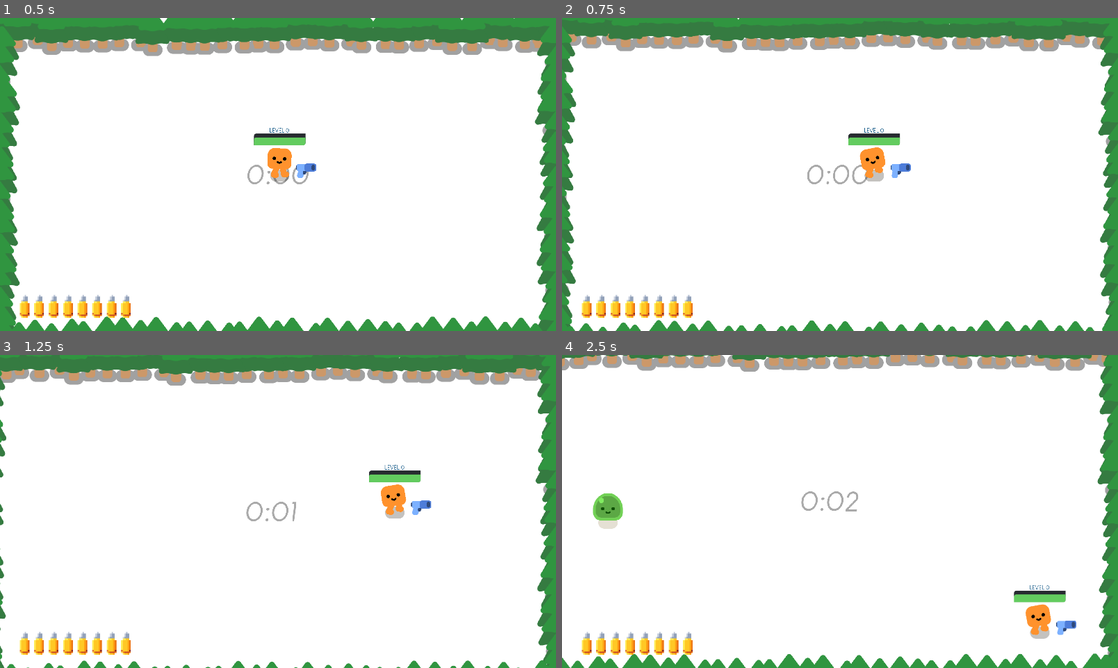
Above: before the commit, frames 1-4 (two rows, left to right).
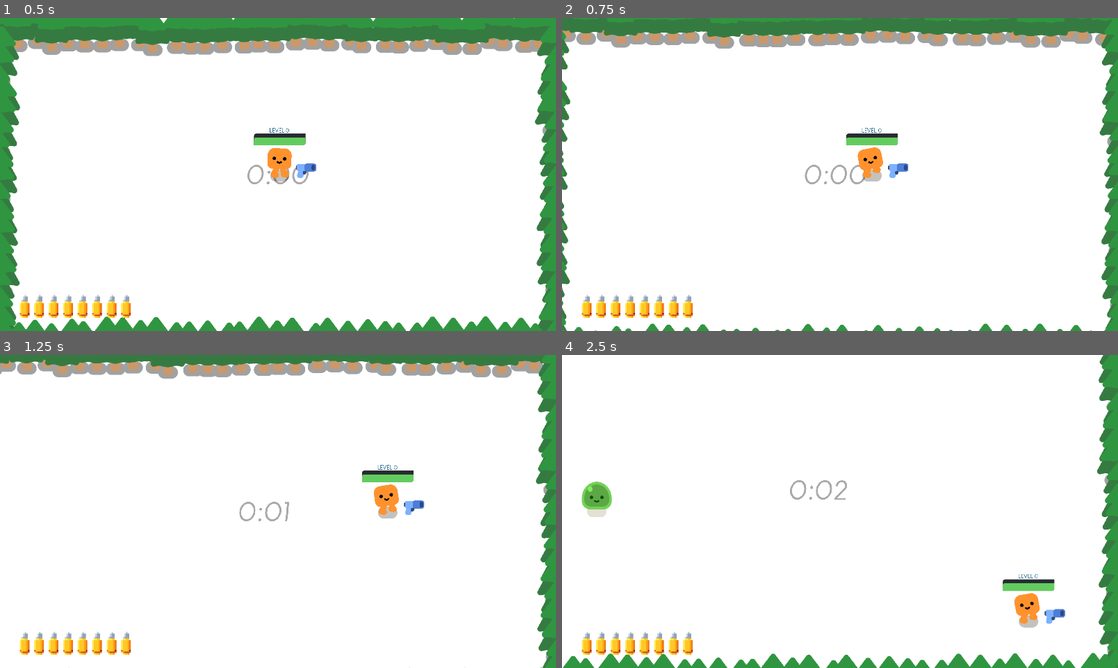
Above: after the commit, the same moments.

Repository: ari-goldman/atlas-godot-tutorial
Game: Godot game, scene res://survivors_game.tscn
The game is run twice, just before and just after one commit, with the same random seed, the same clock (stepped at 60 frames per second) and the same inputs. Sound files missing from this copy of the repository are replaced by a short silence.
Inputs:
- Up to frame 1 (0.5 s): no input
- Up to frame 2 (0.75 s): tap Enter (ui_accept) at 0.5 s; hold D (move_right) from 0.53 s (still down)
- Up to frame 3 (1.25 s): keep holding D (move_right); tap Enter (ui_accept) at 0.77 s
- Up to frame 4 (2.5 s): release D (move_right) at 1.28 s; hold S (move_down) 1.28-2.03 s; tap Enter (ui_accept) at 1.52 s; hold D (move_right) from 2.03 s (still down)

Frame 1 is identical in both runs. In frame 2, 7.7% of the frame differs, in the area x 0-100%, y 0-100%; in frame 3, 8.2%; in frame 4, 9.2%.

Commit message:
add basic audio manager

Diff:
--- a/characters/charging_mob/charging_mob.gd
+++ b/characters/charging_mob/charging_mob.gd
@@ -78,8 +78,4 @@
 		get_parent().add_child(xp)
 		xp.global_position = global_position + 20.0 * Vector2(randf(), randf())
 
-	var death_sound_player = AudioStreamPlayer.new()
-	death_sound_player.stream = preload("res://sounds/bubble_pop.wav")
-	get_tree().current_scene.add_child(death_sound_player)
-	death_sound_player.play()
-	death_sound_player.finished.connect(func(): death_sound_player.queue_free())
+	AudioManager.play_sound(AudioManager.Sounds.MOB_DEATH)
--- a/characters/mob/mob.gd
+++ b/characters/mob/mob.gd
@@ -43,8 +43,4 @@
 		get_parent().add_child(augment)
 		augment.global_position = global_position + 100.0 * Vector2(randf(), randf())
 
-	var death_sound_player = AudioStreamPlayer.new()
-	death_sound_player.stream = preload("res://sounds/bubble_pop.wav")
-	get_tree().current_scene.add_child(death_sound_player)
-	death_sound_player.play()
-	death_sound_player.finished.connect(func(): death_sound_player.queue_free())
+	AudioManager.play_sound(AudioManager.Sounds.MOB_DEATH)
--- a/characters/mob/mob.tscn
+++ b/characters/mob/mob.tscn
@@ -1,8 +1,7 @@
-[gd_scene load_steps=5 format=3 uid="uid://dcg2yxwctbkmn"]
+[gd_scene load_steps=4 format=3 uid="uid://dcg2yxwctbkmn"]
 
 [ext_resource type="PackedScene" uid="uid://ogik4s70pgwl" path="res://characters/slime/slime.tscn" id="1_dy6sc"]
 [ext_resource type="Script" uid="uid://cnthvk370cxc4" path="res://characters/mob/mob.gd" id="1_nokgg"]
-[ext_resource type="AudioStream" uid="uid://bytbix0jqv17i" path="res://sounds/bubble_pop.wav" id="3_w34ve"]
 
 [sub_resource type="CircleShape2D" id="CircleShape2D_nokgg"]
 radius = 42.0
@@ -22,7 +21,3 @@
 unique_name_in_owner = true
 position = Vector2(0, -21)
 shape = SubResource("CircleShape2D_nokgg")
-
-[node name="DeathSound" type="AudioStreamPlayer" parent="."]
-unique_name_in_owner = true
-stream = ExtResource("3_w34ve")
--- a/characters/player/player.gd
+++ b/characters/player/player.gd
@@ -31,9 +31,9 @@
 	if overlapping_mobs.size() > 0:
 		health -= DAMAGE_RATE * overlapping_mobs.size() * delta
 		%HealthBar.value = health
-		if !%HitSound.playing:
-			%HitSound.pitch_scale = lerp(0.5, 1.0, health / %HealthBar.max_value)
-			%HitSound.play()
+
+		AudioManager.play_sound(AudioManager.Sounds.PLAYER_HURT, lerp(0.5, 1.0, health / %HealthBar.max_value))
+
 
 		if health <= 0.0:
 			health_depleted.emit()
@@ -53,12 +53,11 @@
 		%XPBar.value -= %XPBar.max_value
 		%XPBar.max_value *= 1.2
 		%Gun.multiply_shoot_timer(0.9)
-		%LevelUpSound.play()
+		AudioManager.play_sound(AudioManager.Sounds.PLAYER_LEVEL_UP)
 
-		GlobalStats.augment_drop_chances = min(GlobalStats.augment_drop_chance + 0.1, 0.8)
+		GlobalStats.augment_drop_chance = min(GlobalStats.augment_drop_chance + 0.1, 0.8)
 	else:
-		%PickupXPSound.pitch_scale = randf_range(0.95, 1.05)
-		%PickupXPSound.play()
+		AudioManager.play_sound(AudioManager.Sounds.PICKUP_XP, 1.0, 0.05)
 
 
 func _on_gun_ammo_changed(_ammo):
@@ -67,8 +66,7 @@
 
 func _on_pickup_collector_ammo_collected():
 	%Gun	.fill_ammo()
-	%PickupAmmoSound.pitch_scale = randf_range(0.95, 1.05)
-	%PickupAmmoSound.play()
+	AudioManager.play_sound(AudioManager.Sounds.PICKUP_AMMO, 1.0, 0.05)
 
 func multiply_fire_rate(mult: float):
 	%Gun.fire_rate /= mult
--- a/characters/player/player.tscn
+++ b/characters/player/player.tscn
@@ -1,14 +1,10 @@
-[gd_scene load_steps=17 format=3 uid="uid://dhhjdcs0kqhrx"]
+[gd_scene load_steps=13 format=3 uid="uid://dhhjdcs0kqhrx"]
 
 [ext_resource type="PackedScene" uid="uid://pbmyh1qru7p" path="res://characters/happy_boo/happy_boo.tscn" id="1_4flbx"]
 [ext_resource type="Script" uid="uid://b8l34sppidgnx" path="res://characters/player/player.gd" id="1_onrkg"]
 [ext_resource type="PackedScene" uid="uid://bedfuu4x0xntb" path="res://pistol/gun.tscn" id="3_i3pqv"]
 [ext_resource type="Script" uid="uid://bn7s3xhbwa4hc" path="res://pickups/pickup_collector.gd" id="4_5dc8e"]
 [ext_resource type="FontFile" uid="uid://bvitfb3nuemn5" path="res://fonts/Louis George Cafe.ttf" id="4_idpv6"]
-[ext_resource type="AudioStream" uid="uid://ccusay3onuuq2" path="res://sounds/hit.wav" id="5_ixbpm"]
-[ext_resource type="AudioStream" uid="uid://wdaioansmqe5" path="res://sounds/level_up.wav" id="6_c6leb"]
-[ext_resource type="AudioStream" uid="uid://bxqwybm5k4mb1" path="res://sounds/pickup_xp.wav" id="7_dirf7"]
-[ext_resource type="AudioStream" uid="uid://06kval2bn8wo" path="res://sounds/equip-sound.wav" id="9_rpf03"]
 
 [sub_resource type="CircleShape2D" id="CircleShape2D_onrkg"]
 radius = 31.0
@@ -121,24 +117,6 @@
 shape = SubResource("CircleShape2D_c6leb")
 debug_color = Color(0.0953786, 0.648504, 1.15514e-06, 0.42)
 
-[node name="Node" type="Node" parent="."]
-
-[node name="HitSound" type="AudioStreamPlayer" parent="Node"]
-unique_name_in_owner = true
-stream = ExtResource("5_ixbpm")
-
-[node name="LevelUpSound" type="AudioStreamPlayer" parent="Node"]
-unique_name_in_owner = true
-stream = ExtResource("6_c6leb")
-
-[node name="PickupXPSound" type="AudioStreamPlayer" parent="Node"]
-unique_name_in_owner = true
-stream = ExtResource("7_dirf7")
-
-[node name="PickupAmmoSound" type="AudioStreamPlayer" parent="Node"]
-unique_name_in_owner = true
-stream = ExtResource("9_rpf03")
-
 [node name="Augments" type="Node" parent="."]
 unique_name_in_owner = true
 
--- /dev/null
+++ b/globals/audio_manager/audio_manager.gd
@@ -0,0 +1,28 @@
+extends Node
+
+enum Sounds {
+	PLAYER_DEATH,
+	PLAYER_HURT,
+	PLAYER_LEVEL_UP,
+	PICKUP_XP,
+	PICKUP_AMMO,
+	WEAPON_FIRE,
+	MOB_DEATH,
+}
+
+@onready var sound_to_node: Dictionary[Sounds, AudioStreamPlayer] = {
+	Sounds.PLAYER_DEATH: $Player/Death,
+	Sounds.PLAYER_HURT: $Player/Hurt,
+	Sounds.PLAYER_LEVEL_UP: $Player/LevelUp,
+	Sounds.PICKUP_XP: $Pickups/XP,
+	Sounds.PICKUP_AMMO: $Pickups/Ammo,
+	Sounds.WEAPON_FIRE: $Weapon/ShootSound,
+	Sounds.MOB_DEATH: $Mob/Death,
+}
+
+func play_sound(sound: Sounds, pitch_scale = 1.0, random_pitch_range = 0.0):
+	var player: AudioStreamPlayer = sound_to_node[sound]
+	var previous_pitch_scale = player.pitch_scale
+	player.pitch_scale = pitch_scale + randf_range(-random_pitch_range, random_pitch_range)
+	player.play()
+	player.pitch_scale = previous_pitch_scale
--- /dev/null
+++ b/globals/audio_manager/audio_manager.tscn
@@ -0,0 +1,43 @@
+[gd_scene load_steps=9 format=3 uid="uid://cplduw5f5kk8k"]
+
+[ext_resource type="Script" uid="uid://bpyklowrsffal" path="res://globals/audio_manager/audio_manager.gd" id="1_qw3el"]
+[ext_resource type="AudioStream" uid="uid://bxqwybm5k4mb1" path="res://sounds/pickup_xp.wav" id="2_hthfx"]
+[ext_resource type="AudioStream" uid="uid://b8fow33yhpwf7" path="res://sounds/death.wav" id="2_qm7t7"]
+[ext_resource type="AudioStream" uid="uid://06kval2bn8wo" path="res://sounds/equip-sound.wav" id="3_i5rk7"]
+[ext_resource type="AudioStream" uid="uid://bytbix0jqv17i" path="res://sounds/bubble_pop.wav" id="3_qm7t7"]
+[ext_resource type="AudioStream" uid="uid://ccusay3onuuq2" path="res://sounds/hit.wav" id="5_qu4yp"]
+[ext_resource type="AudioStream" uid="uid://wdaioansmqe5" path="res://sounds/level_up.wav" id="6_2a5cl"]
+[ext_resource type="AudioStream" uid="uid://tqeru80j051o" path="res://sounds/shoot.wav" id="8_uf7k3"]
+
+[node name="AudioManager" type="Node"]
+script = ExtResource("1_qw3el")
+
+[node name="Pickups" type="Node" parent="."]
+
+[node name="XP" type="AudioStreamPlayer" parent="Pickups"]
+stream = ExtResource("2_hthfx")
+
+[node name="Ammo" type="AudioStreamPlayer" parent="Pickups"]
+stream = ExtResource("3_i5rk7")
+
+[node name="Player" type="Node" parent="."]
+
+[node name="Death" type="AudioStreamPlayer" parent="Player"]
+stream = ExtResource("2_qm7t7")
+
+[node name="Hurt" type="AudioStreamPlayer" parent="Player"]
+stream = ExtResource("5_qu4yp")
+
+[node name="LevelUp" type="AudioStreamPlayer" parent="Player"]
+stream = ExtResource("6_2a5cl")
+
+[node name="Mob" type="Node" parent="."]
+
+[node name="Death" type="AudioStreamPlayer" parent="Mob"]
+stream = ExtResource("3_qm7t7")
+
+[node name="Weapon" type="Node" parent="."]
+
+[node name="ShootSound" type="AudioStreamPlayer" parent="Weapon"]
+stream = ExtResource("8_uf7k3")
+volume_db = -7.5
--- a/pistol/gun.gd
+++ b/pistol/gun.gd
@@ -32,8 +32,7 @@
 	new_bullet.global_position = %"Shooting Point".global_position
 	new_bullet.global_rotation = %"Shooting Point".global_rotation
 	%"Shooting Point".add_child(new_bullet)
-	%ShootSound.pitch_scale = randf_range(0.95, 1.05)
-	%ShootSound.play()
+	AudioManager.play_sound(AudioManager.Sounds.WEAPON_FIRE, 1.0, 0.5)
 
 
 func get_closest_in_range_body() -> Node2D:
--- a/pistol/gun.tscn
+++ b/pistol/gun.tscn
@@ -1,8 +1,7 @@
-[gd_scene load_steps=5 format=3 uid="uid://bedfuu4x0xntb"]
+[gd_scene load_steps=4 format=3 uid="uid://bedfuu4x0xntb"]
 
 [ext_resource type="Script" uid="uid://fsnskg1p04bi" path="res://pistol/gun.gd" id="1_dk5gl"]
 [ext_resource type="Texture2D" uid="uid://cswb5do8rrj7q" path="res://pistol/pistol.png" id="1_vk1bi"]
-[ext_resource type="AudioStream" uid="uid://tqeru80j051o" path="res://sounds/shoot.wav" id="3_donny"]
 
 [sub_resource type="CircleShape2D" id="CircleShape2D_dk5gl"]
 radius = 528.001
@@ -30,9 +29,4 @@
 wait_time = 0.5
 autostart = true
 
-[node name="ShootSound" type="AudioStreamPlayer" parent="."]
-unique_name_in_owner = true
-stream = ExtResource("3_donny")
-volume_db = -7.5
-
 [connection signal="timeout" from="Timer" to="." method="_on_timer_timeout"]
--- a/project.godot
+++ b/project.godot
@@ -74,7 +74,7 @@
 
 [application]
 
-config/name="Your First 2D Game With Godot 4: START (GDQuest)"
+config/name="Ari Goldman"
 run/main_scene="uid://c0qt3he0fpv3u"
 config/features=PackedStringArray("4.4", "Forward Plus")
 config/icon="res://icon.png"
@@ -82,6 +82,7 @@
 [autoload]
 
 GlobalStats="*res://globals/global_stats.gd"
+AudioManager="*res://globals/audio_manager/audio_manager.tscn"
 
 [display]
 
@@ -101,6 +102,7 @@
 
 folder_colors={
 "res://fonts/": "red",
+"res://globals/": "orange",
 "res://sounds/": "teal"
 }
 
--- a/survivors_game.gd
+++ b/survivors_game.gd
@@ -36,11 +36,11 @@
 	%GameOver.visible = true
 	%SurvivedText.text = %SurvivedText.text % %Timer.seconds
 	get_tree().paused = true
-	%DeathSound.play()
+	AudioManager.play_sound(AudioManager.Sounds.PLAYER_DEATH)
 
 
 func _on_player_level_up():
-	var border_expanion := Vector2(25, 25)
+	var border_expanion := Vector2(50, 50)
 	%AmmoSpawnTimer.wait_time = max(%AmmoSpawnTimer.wait_time - 0.2, 0.1)
 	%Border.expand_border(border_expanion, 3)
 	%Camera.limit_left -= border_expanion.x / 2.0
--- a/survivors_game.tscn
+++ b/survivors_game.tscn
@@ -1,11 +1,10 @@
-[gd_scene load_steps=16 format=3 uid="uid://c0qt3he0fpv3u"]
+[gd_scene load_steps=15 format=3 uid="uid://c0qt3he0fpv3u"]
 
 [ext_resource type="PackedScene" uid="uid://dhhjdcs0kqhrx" path="res://characters/player/player.tscn" id="1_3cish"]
 [ext_resource type="Script" uid="uid://cnnidspp840pg" path="res://survivors_game.gd" id="1_qqaft"]
 [ext_resource type="PackedScene" uid="uid://bbwov7a2wjrxn" path="res://main/border.tscn" id="2_7jj1j"]
 [ext_resource type="FontFile" uid="uid://d3m6phwjbephh" path="res://fonts/Louis George Cafe Bold.ttf" id="3_mx11s"]
 [ext_resource type="FontFile" uid="uid://bvitfb3nuemn5" path="res://fonts/Louis George Cafe.ttf" id="4_edxvn"]
-[ext_resource type="AudioStream" uid="uid://b8fow33yhpwf7" path="res://sounds/death.wav" id="4_qqaft"]
 [ext_resource type="FontFile" uid="uid://vlymi52pe1rp" path="res://fonts/Louis George Cafe Italic.ttf" id="5_getvi"]
 [ext_resource type="Script" uid="uid://ligun6wbua8t" path="res://game_timer.gd" id="6_3uxnc"]
 [ext_resource type="PackedScene" uid="uid://dbuwlkbx4bbbo" path="res://ui/ui.tscn" id="8_3uxnc"]
@@ -152,10 +151,6 @@
 text = "but you survived %d seconds"
 horizontal_alignment = 1
 
-[node name="Trees" type="Node2D" parent="."]
-y_sort_enabled = true
-position = Vector2(1570, 433)
-
 [node name="MobSpawnTimer" type="Timer" parent="."]
 unique_name_in_owner = true
 wait_time = 1.5
@@ -186,10 +181,6 @@
 limit_bottom = 1080
 limit_smoothed = true
 position_smoothing_enabled = true
-
-[node name="DeathSound" type="AudioStreamPlayer" parent="."]
-unique_name_in_owner = true
-stream = ExtResource("4_qqaft")
 
 [node name="WorldBorder" type="Node2D" parent="."]
 
Not shown, added: globals/audio_manager/audio_manager.gd.uid
Not shown, changed: README.md
